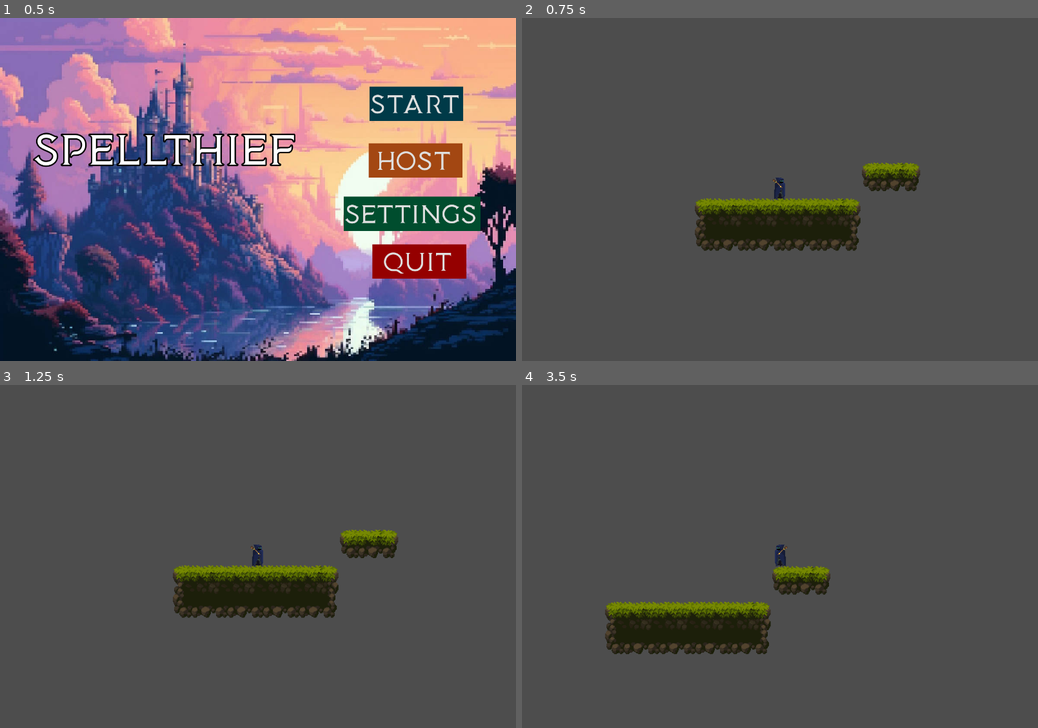
Above: before the commit, frames 1-4 (two rows, left to right).
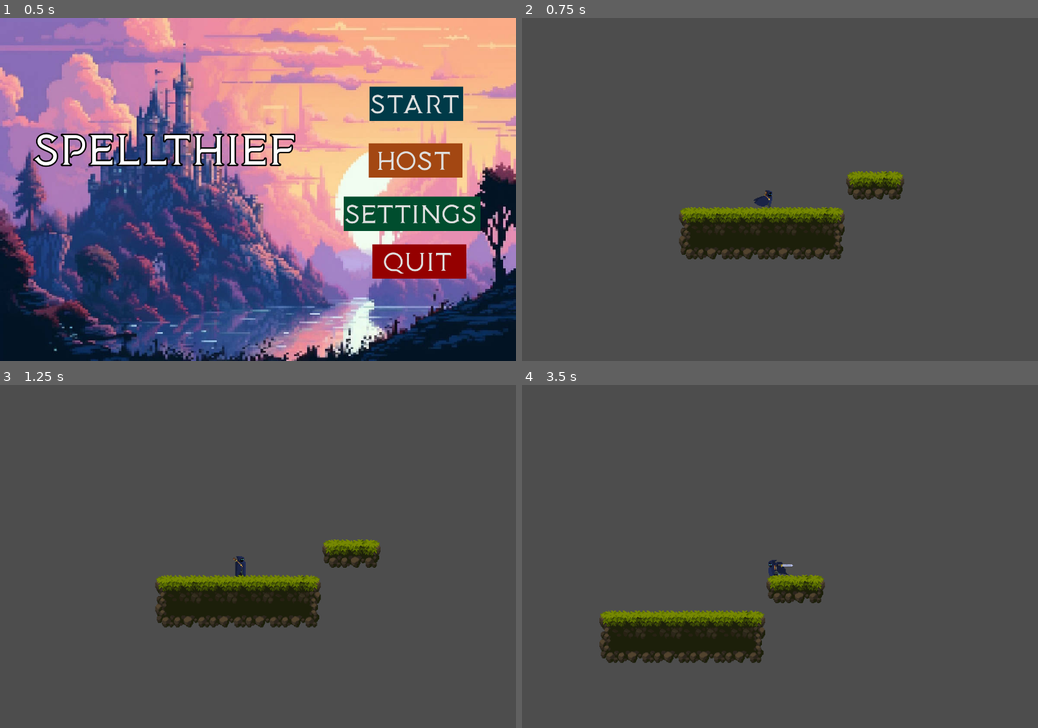
Above: after the commit, the same moments.

Repository: ACM-Game-Dev/Roguelike
Game: Godot game, scene res://main_menu.tscn
The game is run twice, just before and just after one commit, with the same random seed, the same clock (stepped at 60 frames per second) and the same inputs.
Inputs (mouse positions are in pixels of both pictures, inside the frame that each line leads up to):
- Up to frame 1 (0.5 s): no input
- Up to frame 2 (0.75 s): click "Start" at 0.5 s
- Up to frame 3 (1.25 s): no input
- Up to frame 4 (3.5 s): move the mouse to (893, 539) at 1.27 s; hold D (move_right) 1.28-2.78 s; click (893, 539) at 1.35 s; tap Space (jump) at 1.52, 2.27 s; move the mouse to (676, 573) at 2.02 s; click (676, 573) at 2.1 s; move the mouse to (831, 481) at 2.77 s; hold A (move_left) from 2.78 s (still down); click (831, 481) at 2.85 s

Frame 1 is identical in both runs. In frame 2, 4.9% of the frame differs, in the area x 30-78%, y 42-71%; in frame 3, 5.2%; in frame 4, 4.4%.

Commit message:
Jank animations added

Diff:
--- /dev/null
+++ b/SideScroller/Camerafollow.gd
@@ -0,0 +1,13 @@
+extends Camera2D
+
+var centerpoint = Vector2.ZERO
+# Called when the node enters the scene tree for the first time.
+func _ready():
+	pass # Replace with function body
+
+
+
+func _process(delta):
+	var player_location = get_parent().global_position
+	centerpoint = player_location + (get_global_mouse_position() - player_location) / 10
+	global_position = lerp(global_position,centerpoint,0.2)
--- a/SideScroller/Player.tscn
+++ b/SideScroller/Player.tscn
@@ -1,6 +1,7 @@
-[gd_scene load_steps=19 format=3 uid="uid://bn8g0lgjvplhw"]
+[gd_scene load_steps=21 format=3 uid="uid://bn8g0lgjvplhw"]
 
 [ext_resource type="Script" path="res://player.gd" id="1_il1mb"]
+[ext_resource type="Script" path="res://Camerafollow.gd" id="2_27jpg"]
 [ext_resource type="Texture2D" uid="uid://bh1kmisu8d5hw" path="res://Fullmain.png" id="2_yscfa"]
 
 [sub_resource type="CapsuleShape2D" id="CapsuleShape2D_cb1s0"]
@@ -8,7 +9,7 @@
 [sub_resource type="Animation" id="Animation_li2tv"]
 resource_name = "Idle"
 length = 0.8
-loop_mode = 1
+step = 0.2
 tracks/0/type = "value"
 tracks/0/imported = false
 tracks/0/enabled = true
@@ -21,6 +22,30 @@
 "update": 1,
 "values": [0, 1, 2, 1, 3]
 }
+tracks/1/type = "value"
+tracks/1/imported = false
+tracks/1/enabled = true
+tracks/1/path = NodePath("PlayerSprite:hframes")
+tracks/1/interp = 1
+tracks/1/loop_wrap = true
+tracks/1/keys = {
+"times": PackedFloat32Array(0),
+"transitions": PackedFloat32Array(1),
+"update": 1,
+"values": [10]
+}
+tracks/2/type = "value"
+tracks/2/imported = false
+tracks/2/enabled = true
+tracks/2/path = NodePath("PlayerSprite:vframes")
+tracks/2/interp = 1
+tracks/2/loop_wrap = true
+tracks/2/keys = {
+"times": PackedFloat32Array(0),
+"transitions": PackedFloat32Array(1),
+"update": 1,
+"values": [12]
+}
 
 [sub_resource type="Animation" id="Animation_q4k0t"]
 length = 0.001
@@ -36,60 +61,165 @@
 "update": 1,
 "values": [0]
 }
+tracks/1/type = "value"
+tracks/1/imported = false
+tracks/1/enabled = true
+tracks/1/path = NodePath("PlayerSprite:hframes")
+tracks/1/interp = 1
+tracks/1/loop_wrap = true
+tracks/1/keys = {
+"times": PackedFloat32Array(0),
+"transitions": PackedFloat32Array(1),
+"update": 1,
+"values": [10]
+}
+tracks/2/type = "value"
+tracks/2/imported = false
+tracks/2/enabled = true
+tracks/2/path = NodePath("PlayerSprite:vframes")
+tracks/2/interp = 1
+tracks/2/loop_wrap = true
+tracks/2/keys = {
+"times": PackedFloat32Array(0),
+"transitions": PackedFloat32Array(1),
+"update": 1,
+"values": [12]
+}
 
 [sub_resource type="Animation" id="Animation_r0khj"]
 resource_name = "walk"
+length = 0.6
+tracks/0/type = "value"
+tracks/0/imported = false
+tracks/0/enabled = true
+tracks/0/path = NodePath("PlayerSprite:hframes")
+tracks/0/interp = 1
+tracks/0/loop_wrap = true
+tracks/0/keys = {
+"times": PackedFloat32Array(0),
+"transitions": PackedFloat32Array(1),
+"update": 1,
+"values": [10]
+}
+tracks/1/type = "value"
+tracks/1/imported = false
+tracks/1/enabled = true
+tracks/1/path = NodePath("PlayerSprite:vframes")
+tracks/1/interp = 1
+tracks/1/loop_wrap = true
+tracks/1/keys = {
+"times": PackedFloat32Array(0),
+"transitions": PackedFloat32Array(1),
+"update": 1,
+"values": [12]
+}
+tracks/2/type = "value"
+tracks/2/imported = false
+tracks/2/enabled = true
+tracks/2/path = NodePath("PlayerSprite:frame")
+tracks/2/interp = 1
+tracks/2/loop_wrap = true
+tracks/2/keys = {
+"times": PackedFloat32Array(0, 0.1, 0.2, 0.3, 0.4, 0.5),
+"transitions": PackedFloat32Array(1, 1, 1, 1, 1, 1),
+"update": 1,
+"values": [10, 11, 12, 13, 14, 15]
+}
+
+[sub_resource type="Animation" id="Animation_u7sim"]
+resource_name = "attack"
+tracks/0/type = "value"
+tracks/0/imported = false
+tracks/0/enabled = true
+tracks/0/path = NodePath("PlayerSprite:hframes")
+tracks/0/interp = 1
+tracks/0/loop_wrap = true
+tracks/0/keys = {
+"times": PackedFloat32Array(0),
+"transitions": PackedFloat32Array(1),
+"update": 1,
+"values": [10]
+}
+tracks/1/type = "value"
+tracks/1/imported = false
+tracks/1/enabled = true
+tracks/1/path = NodePath("PlayerSprite:vframes")
+tracks/1/interp = 1
+tracks/1/loop_wrap = true
+tracks/1/keys = {
+"times": PackedFloat32Array(0),
+"transitions": PackedFloat32Array(1),
+"update": 1,
+"values": [12]
+}
+tracks/2/type = "value"
+tracks/2/imported = false
+tracks/2/enabled = true
+tracks/2/path = NodePath("PlayerSprite:frame")
+tracks/2/interp = 1
+tracks/2/loop_wrap = true
+tracks/2/keys = {
+"times": PackedFloat32Array(0, 0.1, 0.2, 0.3, 0.4, 0.5, 0.6),
+"transitions": PackedFloat32Array(1, 1, 1, 1, 1, 1, 1),
+"update": 1,
+"values": [40, 41, 42, 43, 44, 45, 46]
+}
 
 [sub_resource type="AnimationLibrary" id="AnimationLibrary_74yk5"]
 _data = {
 "Idle": SubResource("Animation_li2tv"),
 "RESET": SubResource("Animation_q4k0t"),
+"attack": SubResource("Animation_u7sim"),
 "walk": SubResource("Animation_r0khj")
 }
 
-[sub_resource type="AnimationNodeBlendSpace2D" id="AnimationNodeBlendSpace2D_ih2rg"]
-
-[sub_resource type="AnimationNodeBlendSpace2D" id="AnimationNodeBlendSpace2D_3nr7t"]
-
-[sub_resource type="AnimationNodeBlendSpace2D" id="AnimationNodeBlendSpace2D_dd5e2"]
-
-[sub_resource type="AnimationNodeStateMachineTransition" id="AnimationNodeStateMachineTransition_sgluh"]
-advance_mode = 2
-
-[sub_resource type="AnimationNodeStateMachineTransition" id="AnimationNodeStateMachineTransition_3qmom"]
+[sub_resource type="AnimationNodeAnimation" id="AnimationNodeAnimation_tvuoj"]
+animation = &"Idle"
+
+[sub_resource type="AnimationNodeAnimation" id="AnimationNodeAnimation_0tbg3"]
+animation = &"attack"
+
+[sub_resource type="AnimationNodeAnimation" id="AnimationNodeAnimation_jiqe7"]
+animation = &"walk"
+
+[sub_resource type="AnimationNodeStateMachineTransition" id="AnimationNodeStateMachineTransition_jayru"]
+advance_mode = 2
+
+[sub_resource type="AnimationNodeStateMachineTransition" id="AnimationNodeStateMachineTransition_vqvng"]
+advance_mode = 2
+advance_condition = &"swing"
+
+[sub_resource type="AnimationNodeStateMachineTransition" id="AnimationNodeStateMachineTransition_82ltq"]
+switch_mode = 2
+advance_mode = 2
+advance_condition = &"idle"
+
+[sub_resource type="AnimationNodeStateMachineTransition" id="AnimationNodeStateMachineTransition_nag6g"]
 advance_mode = 2
 advance_condition = &"is_moving"
 
-[sub_resource type="AnimationNodeStateMachineTransition" id="AnimationNodeStateMachineTransition_42lvp"]
+[sub_resource type="AnimationNodeStateMachineTransition" id="AnimationNodeStateMachineTransition_qpo5t"]
 advance_mode = 2
 advance_condition = &"idle"
 
-[sub_resource type="AnimationNodeStateMachineTransition" id="AnimationNodeStateMachineTransition_5pb6l"]
+[sub_resource type="AnimationNodeStateMachineTransition" id="AnimationNodeStateMachineTransition_s7yj2"]
 advance_mode = 2
 advance_condition = &"swing"
 
-[sub_resource type="AnimationNodeStateMachineTransition" id="AnimationNodeStateMachineTransition_mhyq5"]
-advance_mode = 2
-advance_condition = &"swing"
-
-[sub_resource type="AnimationNodeStateMachineTransition" id="AnimationNodeStateMachineTransition_xoyw5"]
+[sub_resource type="AnimationNodeStateMachineTransition" id="AnimationNodeStateMachineTransition_ydpas"]
 switch_mode = 2
 advance_mode = 2
-advance_condition = &"idle"
-
-[sub_resource type="AnimationNodeStateMachineTransition" id="AnimationNodeStateMachineTransition_ncm5o"]
-advance_mode = 2
 advance_condition = &"is_moving"
 
 [sub_resource type="AnimationNodeStateMachine" id="AnimationNodeStateMachine_cuopg"]
-states/Idle/node = SubResource("AnimationNodeBlendSpace2D_ih2rg")
-states/Idle/position = Vector2(321, 110)
+states/Idle/node = SubResource("AnimationNodeAnimation_tvuoj")
+states/Idle/position = Vector2(273, 93)
 states/Start/position = Vector2(152, 121)
-states/Swing/node = SubResource("AnimationNodeBlendSpace2D_3nr7t")
-states/Swing/position = Vector2(403, 34)
-states/Walk/node = SubResource("AnimationNodeBlendSpace2D_dd5e2")
-states/Walk/position = Vector2(499, 104)
-transitions = ["Start", "Idle", SubResource("AnimationNodeStateMachineTransition_sgluh"), "Idle", "Walk", SubResource("AnimationNodeStateMachineTransition_3qmom"), "Walk", "Idle", SubResource("AnimationNodeStateMachineTransition_42lvp"), "Walk", "Swing", SubResource("AnimationNodeStateMachineTransition_5pb6l"), "Idle", "Swing", SubResource("AnimationNodeStateMachineTransition_mhyq5"), "Swing", "Idle", SubResource("AnimationNodeStateMachineTransition_xoyw5"), "Swing", "Walk", SubResource("AnimationNodeStateMachineTransition_ncm5o")]
+states/attack/node = SubResource("AnimationNodeAnimation_0tbg3")
+states/attack/position = Vector2(386, 206)
+states/walk/node = SubResource("AnimationNodeAnimation_jiqe7")
+states/walk/position = Vector2(498, 88)
+transitions = ["Start", "Idle", SubResource("AnimationNodeStateMachineTransition_jayru"), "Idle", "attack", SubResource("AnimationNodeStateMachineTransition_vqvng"), "attack", "Idle", SubResource("AnimationNodeStateMachineTransition_82ltq"), "Idle", "walk", SubResource("AnimationNodeStateMachineTransition_nag6g"), "walk", "Idle", SubResource("AnimationNodeStateMachineTransition_qpo5t"), "walk", "attack", SubResource("AnimationNodeStateMachineTransition_s7yj2"), "attack", "walk", SubResource("AnimationNodeStateMachineTransition_ydpas")]
 
 [node name="Player" type="CharacterBody2D"]
 script = ExtResource("1_il1mb")
@@ -99,12 +229,14 @@
 
 [node name="Camera2D" type="Camera2D" parent="."]
 zoom = Vector2(2, 2)
+script = ExtResource("2_27jpg")
 
 [node name="AnimationPlayer" type="AnimationPlayer" parent="."]
 libraries = {
 "": SubResource("AnimationLibrary_74yk5")
 }
 autoplay = "Idle"
+playback_default_blend_time = 0.1
 
 [node name="AnimationTree" type="AnimationTree" parent="."]
 unique_name_in_owner = true
@@ -117,12 +249,9 @@
 parameters/conditions/idle = false
 parameters/conditions/is_moving = false
 parameters/conditions/swing = false
-parameters/Idle/blend_position = Vector2(0, 0)
-parameters/Swing/blend_position = Vector2(0, 0)
-parameters/Walk/blend_position = Vector2(0, 0)
 
 [node name="PlayerSprite" type="Sprite2D" parent="."]
 unique_name_in_owner = true
 texture = ExtResource("2_yscfa")
 hframes = 10
-vframes = 10
+vframes = 12
--- a/SideScroller/lvls/randroomgenerating.tscn
+++ b/SideScroller/lvls/randroomgenerating.tscn
@@ -9,8 +9,12 @@
 [ext_resource type="PackedScene" uid="uid://dja1vngs8td73" path="res://lvls/room6.tscn" id="7_v04d0"]
 [ext_resource type="PackedScene" uid="uid://kir4rjhh7whe" path="res://lvls/room7.tscn" id="8_2nlhd"]
 [ext_resource type="PackedScene" uid="uid://o6ih4vegxxxq" path="res://lvls/room8.tscn" id="9_r3vwf"]
+[ext_resource type="PackedScene" uid="uid://bn8g0lgjvplhw" path="res://Player.tscn" id="10_8qk32"]
 
 [node name="Randroomgenerating" type="Node2D"]
+
+[node name="CanvasLayer" type="CanvasLayer" parent="."]
+layer = 3
 
 [node name="RoomManager" type="Node2D" parent="."]
 script = ExtResource("1_eyccr")
@@ -20,3 +24,6 @@
 
 [node name="FirstEntry" type="Node2D" parent="RoomManager"]
 position = Vector2(3, 426)
+
+[node name="Player" parent="." instance=ExtResource("10_8qk32")]
+position = Vector2(127, 198)
Not shown: 1 places in SideScroller/lvls/randroomgenerating.tscn that only renumber resources
